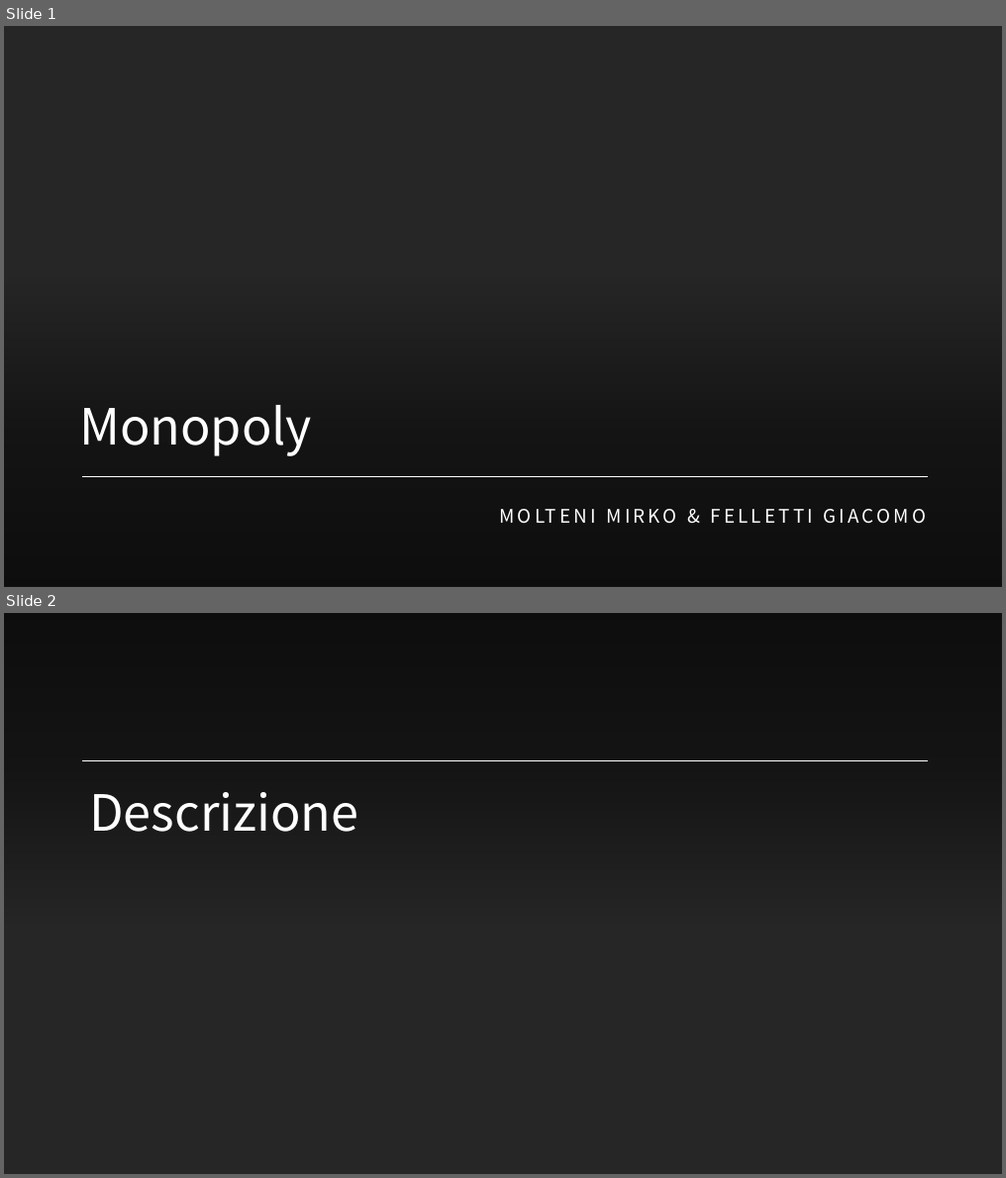
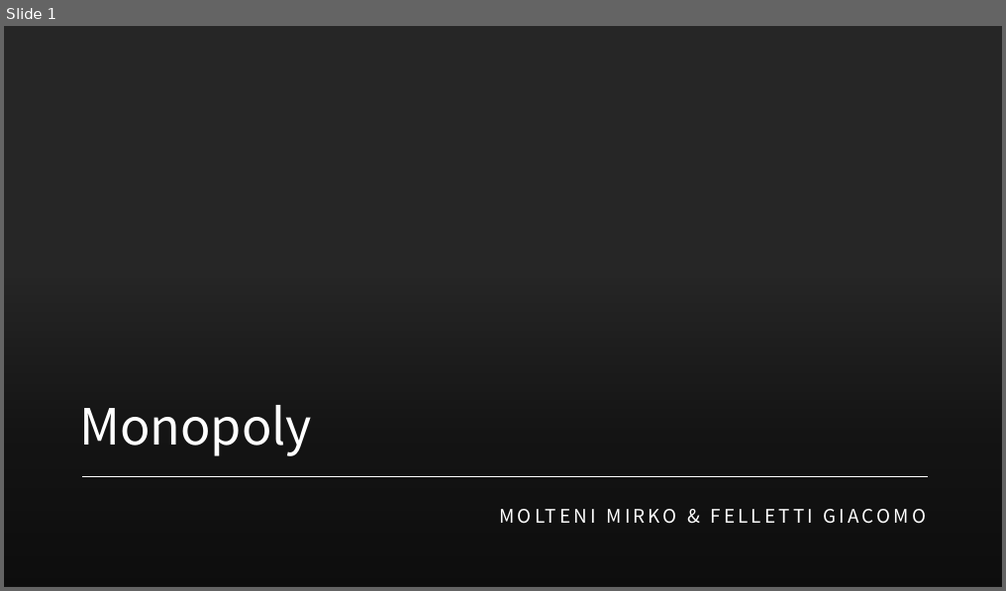
Before and after one commit to MirkoMolteni/MonopolyJava, a slide deck: Monopoly.pptx. Shown one above the other, each under a label of ours: slides 1 and 2 before the commit, slide 1 after it. The pictures are 1006x1178 and 1006x591 pixels, drawn with LibreOffice and Linux fonts; fonts in the diff are those of the drawing; background and template pictures are left out. Boxes give left, top, right and bottom in pixels: in the first picture for what was removed or moved away, otherwise in the second. Text is boxed around its words. In the diff, an @@ line names an element or a change of style, - is before the commit and + after.

```diff
--- a/Monopoly.pptx
+++ b/Monopoly.pptx
@@ slide 2 removed at [4, 613, 1002, 1174], background picture (left out) @@
@@ rectangle removed at [4, 613, 1002, 922] @@
@@ line removed from (82, 761) to (928, 761) @@
@@ title removed at [89, 792, 358, 832] @@
-Descrizione
```
Also in this commit, not shown: 9 slides changed.
